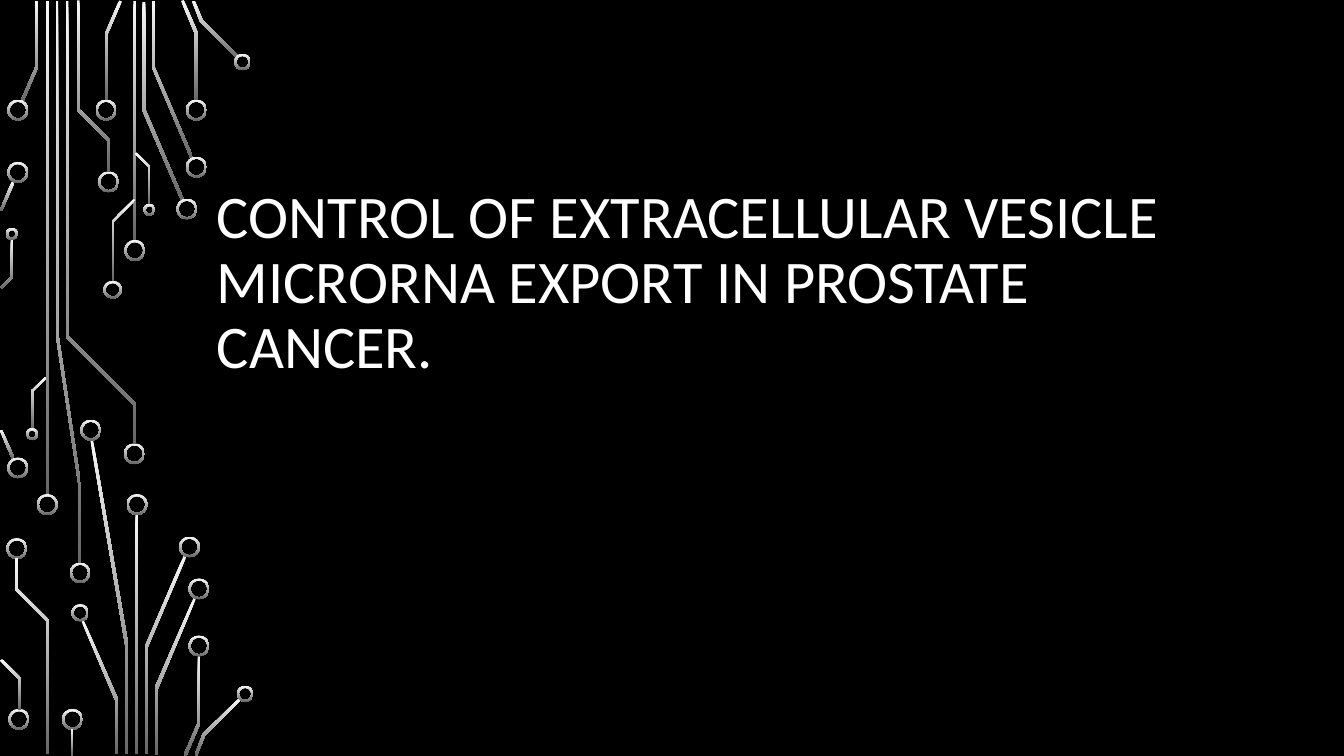
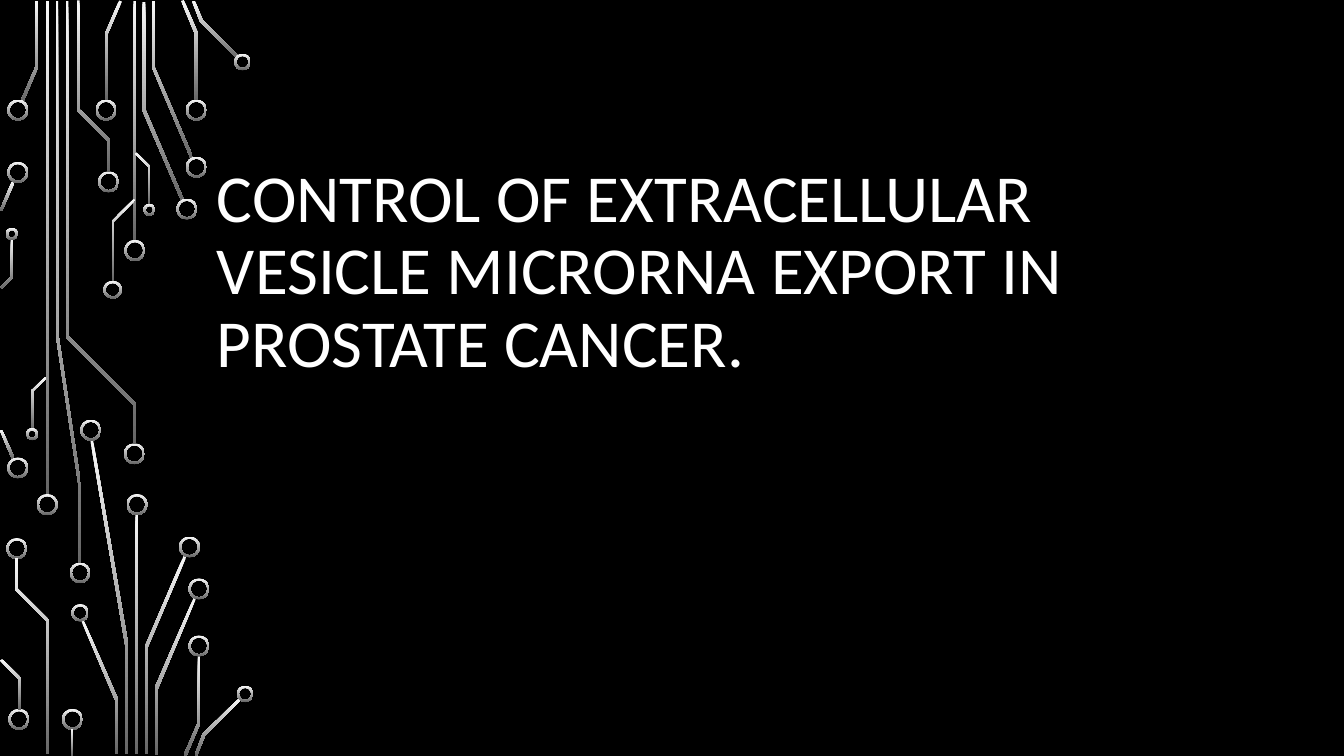
Before and after one commit to HarleyRobinson/Honours2, a slide deck: slide 1 of BackgroundInfo/MeetingSept.pptx. Drawn at 1344x756 pixels with LibreOffice and Linux fonts; fonts in the diff are those of the drawing; background and template pictures are left out. Boxes give left, top, right and bottom in pixels: in the first picture for what was removed or moved away, otherwise in the second. Text is boxed around its words. In the diff, an @@ line names an element or a change of style, - is before the commit and + after.

```diff
--- a/BackgroundInfo/MeetingSept.pptx
+++ b/BackgroundInfo/MeetingSept.pptx
@@ title "CONTROL OF EXTRACELLULAR VESICLE MICRORNA ..." at bbox=[217, 178, 1062, 368]: size 43.2 to 48 pt @@
```
Also in this commit, not shown: 3 other slides changed, 3 slides added, 2 slides removed, 3 other files.
